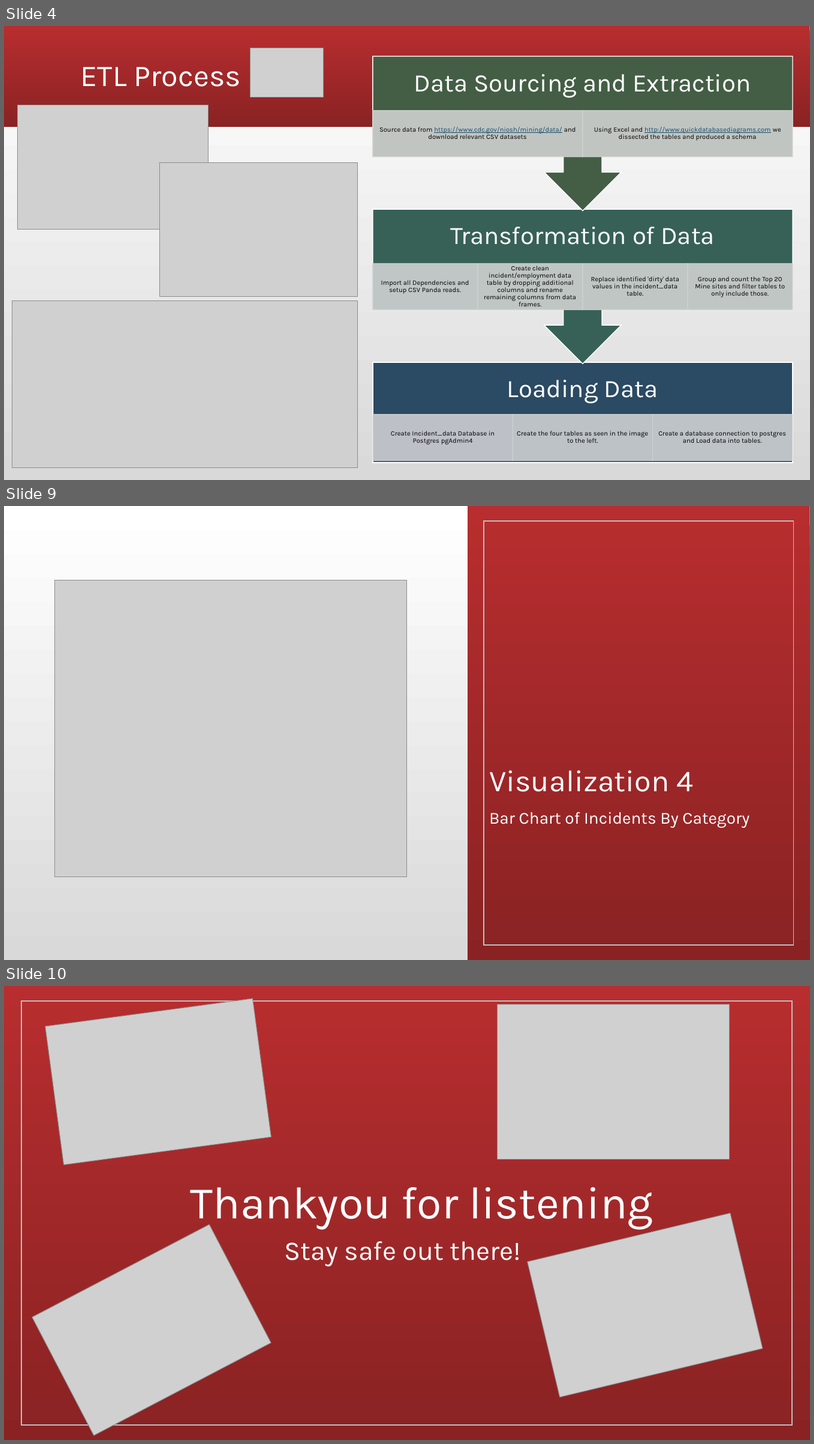
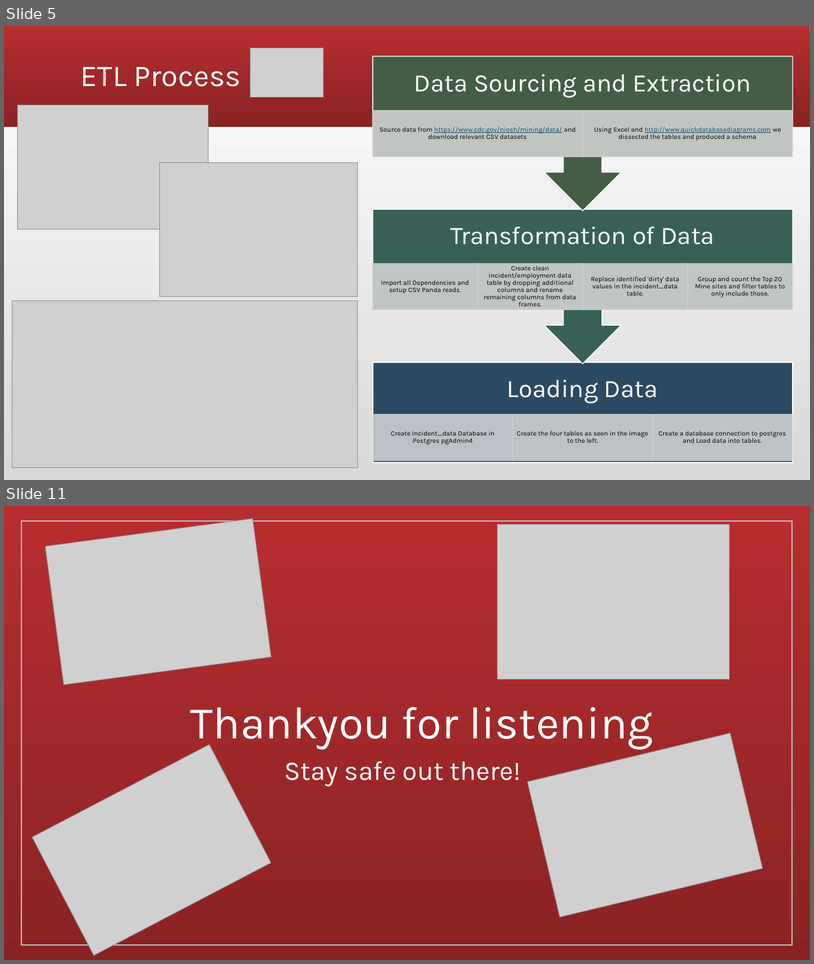
Before and after one commit to granttowers/Project_2, a slide deck: Project 2.pptx. Shown one above the other, each under a label of ours: slides 4, 9 and 10 before the commit, slides 5 and 11 after it; the slides between them are not shown. The pictures are 814x1444 and 814x964 pixels, drawn with LibreOffice and Linux fonts; fonts in the diff are those of the drawing; grey boxes stand for pictures. Boxes give left, top, right and bottom in pixels: in the first picture for what was removed or moved away, otherwise in the second. Text is boxed around its words. In the diff, an @@ line names an element or a change of style, - is before the commit and + after.

```diff
--- a/Project 2.pptx
+++ b/Project 2.pptx
@@ slide 9 removed at [4,506,810,960], background gradient #D9D9D9 to #FFFFFF @@
@@ rectangle removed at [467,506,810,960] @@
@@ rectangle removed at [484,521,794,945] @@
@@ picture removed at [55,580,408,877] @@
@@ title removed at [489,770,750,828] @@
-Visualization 4
-Bar Chart of Incidents By Category
@@ what was slide 4 is now slide 5 @@
@@ what was slide 10 is now slide 11 @@
```
Also in this commit, not shown: 3 slides changed, 4 slides added, 2 other slides removed.
